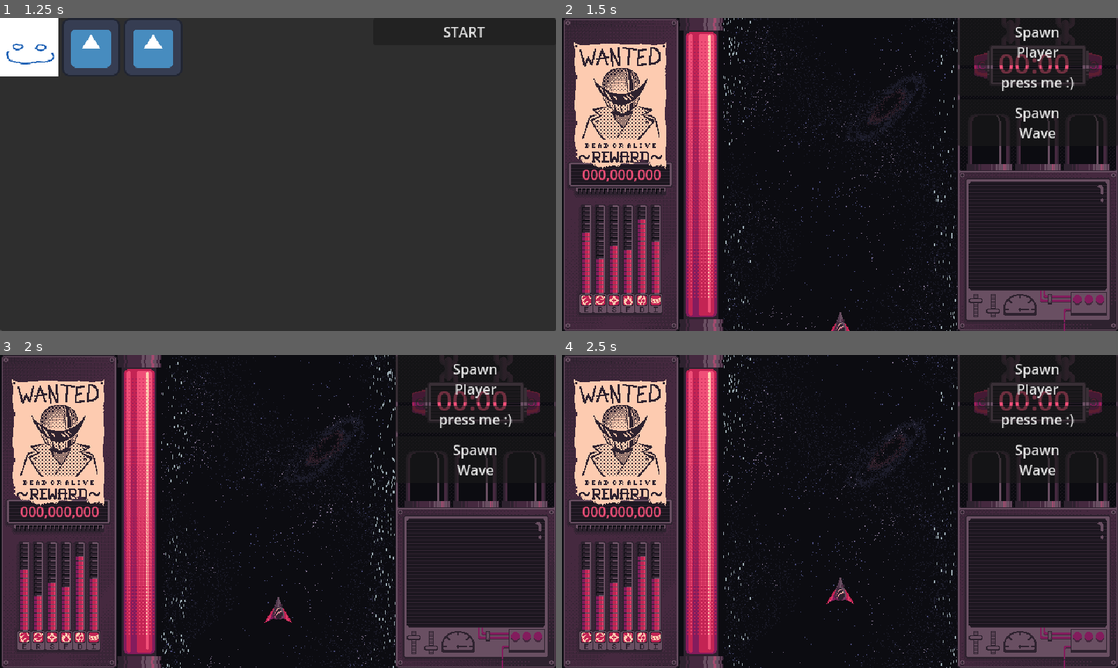
Above: before the commit, frames 1-4 (two rows, left to right).
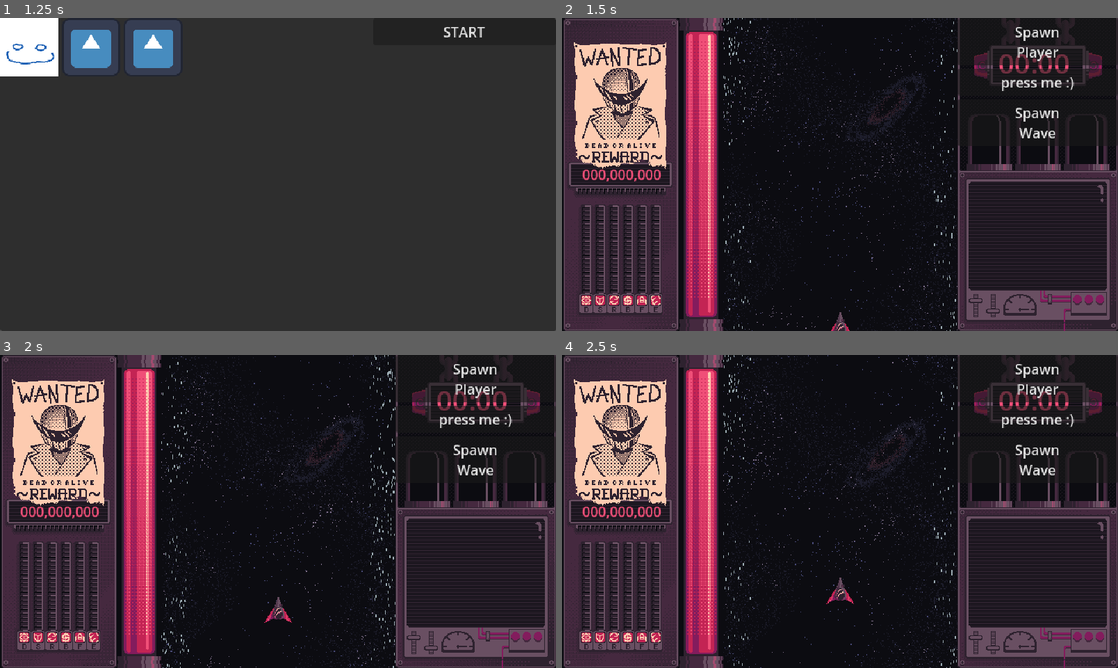
Above: after the commit, the same moments.

Repository: Christian-3-NA/crank-shmup
Game: Godot game, scene res://Scenes/main_menu.tscn
The game is run twice, just before and just after one commit, with the same random seed, the same clock (stepped at 60 frames per second) and the same inputs. The engine's default icon, where the game draws it, is replaced by a stand-in: a white triangle on a blue panel in a dark square.
Inputs:
- Up to frame 1 (1.25 s): click "Start" at 0.5 s
- Up to frame 2 (1.5 s): click "START" at 1.25 s
- Up to frame 3 (2 s): no input
- Up to frame 4 (2.5 s): hold D (move_right) from 2.03 s (still down); hold Space (shoot) from 2.03 s (still down); tap Shift (charge) at 2.1 s

Frame 1 is identical in both runs. In frame 2, 1.3% of the frame differs, in the area x 3-18%, y 64-94%; in frame 3, 1.3%; in frame 4, 1.3%.

Commit message:
Powerup changes, art, animations, and debug menu

Diff:
--- /dev/null
+++ b/Scenes/debug_menu.gd
@@ -0,0 +1,43 @@
+extends PanelContainer
+
+# Scene Loading
+var current_player = Global.current_player_GL
+
+
+''' ---------- DEFAULT FUNCTIONS ---------- '''
+
+# Called when the node enters the scene tree for the first time.
+func _ready() -> void:
+	hide()
+
+# Called every frame. 'delta' is the elapsed time since the previous frame.
+func _process(delta: float) -> void:
+	if Input.is_action_just_pressed("open_debug"):
+		pause()
+
+
+''' ---------- CUSTOM FUNCTIONS ---------- '''
+
+func pause():
+	if get_tree().paused == true:
+		get_tree().paused = false
+		hide()
+	else:
+		get_tree().paused = true
+		show()
+
+
+''' ---------- SIGNAL FUNCTIONS ---------- '''
+
+func _on_increase_damage_pressed() -> void:
+	current_player.boost_damage += 1
+func _on_increase_defense_pressed() -> void:
+	current_player.boost_defense += 1
+func _on_increase_reload_pressed() -> void:
+	current_player.boost_reload += 1
+func _on_increase_score_pressed() -> void:
+	current_player.boost_score += 1
+func _on_increase_fragments_pressed() -> void:
+	current_player.boost_fragments += 1
+func _on_increase_energy_pressed() -> void:
+	current_player.boost_cost += 1
--- a/Scenes/game_manager.tscn
+++ b/Scenes/game_manager.tscn
@@ -14,6 +14,9 @@
 [ext_resource type="Texture2D" uid="uid://dhnwxouy007ed" path="res://Assets/Art/cshm_score_meter_full.png" id="5_kdakd"]
 [ext_resource type="Texture2D" uid="uid://c83itkbhfir6u" path="res://Assets/Art/cshm_score_stats_TEMP.png" id="5_sljn4"]
 [ext_resource type="Texture2D" uid="uid://b6fh5m0ts8e0h" path="res://Assets/Art/cshm_energy_bar_cap.png" id="6_2ownu"]
+[ext_resource type="Texture2D" uid="uid://cyemwulokr5a6" path="res://Assets/Art/cshm_stats_meter_empty.png" id="7_3oasu"]
+[ext_resource type="Texture2D" uid="uid://bwcyxrjhce4jn" path="res://Assets/Art/cshm_stats_meter_full.png" id="8_4tbww"]
+[ext_resource type="Texture2D" uid="uid://b0ksn5lxp2i7u" path="res://Assets/Art/cshm_stats_icons.png" id="9_idlxh"]
 [ext_resource type="Texture2D" uid="uid://b2qvk3dau2ipf" path="res://Assets/Art/cshm_bg_back.png" id="11_4hlcj"]
 [ext_resource type="Texture2D" uid="uid://bwokowcgkj5w7" path="res://Assets/Art/cshm_right_panel.png" id="12_ahoc0"]
 [ext_resource type="Texture2D" uid="uid://djwprbxw8wyka" path="res://Assets/Art/cshm_bg_galaxies.png" id="12_i2vq2"]
@@ -23,18 +26,19 @@
 [ext_resource type="Texture2D" uid="uid://crklis86ovy2p" path="res://Assets/Art/cshm_bg_stars_close.png" id="14_npr75"]
 [ext_resource type="Texture2D" uid="uid://distj6updwt8p" path="res://Assets/Art/cshm_bg_stars_really_close.png" id="15_2y5wr"]
 [ext_resource type="Texture2D" uid="uid://drdu8prqwpbvp" path="res://Assets/Art/cshm_timer_panel.png" id="15_6qmkg"]
+[ext_resource type="Script" path="res://Scenes/debug_menu.gd" id="27_lp8g4"]
 
 [sub_resource type="StyleBoxFlat" id="StyleBoxFlat_peufv"]
 
 [sub_resource type="StyleBoxFlat" id="StyleBoxFlat_fd5tk"]
+bg_color = Color(0.0470588, 0.0470588, 0.0666667, 1)
+
+[sub_resource type="StyleBoxFlat" id="StyleBoxFlat_v87th"]
 bg_color = Color(0.0470588, 0.0470588, 0.0666667, 1)
 
 [sub_resource type="LabelSettings" id="LabelSettings_6halo"]
 font_size = 32
 font_color = Color(0.941176, 0.309804, 0.470588, 1)
-
-[sub_resource type="StyleBoxFlat" id="StyleBoxFlat_v87th"]
-bg_color = Color(0.0470588, 0.0470588, 0.0666667, 1)
 
 [sub_resource type="StyleBoxFlat" id="StyleBoxFlat_8ivom"]
 bg_color = Color(0.764706, 0.141176, 0.329412, 1)
@@ -91,17 +95,17 @@
 text = "000,000,000"
 horizontal_alignment = 1
 
-[node name="TextureProgressBar" type="TextureProgressBar" parent="GMBack/GameBox/LeftContainer/HudLeft/LeftPanelBG/ScorePanel"]
+[node name="ScoreBar" type="TextureProgressBar" parent="GMBack/GameBox/LeftContainer/HudLeft/LeftPanelBG/ScorePanel"]
 layout_mode = 0
 offset_left = 15.0
 offset_top = 31.0
 offset_right = 114.0
-offset_bottom = 71.0
-max_value = 10.0
+offset_bottom = 37.0
+max_value = 20.0
 texture_under = ExtResource("4_uujdh")
 texture_progress = ExtResource("5_kdakd")
 
-[node name="TEMPStats" type="TextureRect" parent="GMBack/GameBox/LeftContainer/HudLeft/LeftPanelBG"]
+[node name="Stats" type="TextureRect" parent="GMBack/GameBox/LeftContainer/HudLeft/LeftPanelBG"]
 layout_mode = 0
 offset_left = 17.0
 offset_top = 213.0
@@ -110,6 +114,81 @@
 texture = ExtResource("5_sljn4")
 stretch_mode = 2
 
+[node name="DamageBar" type="TextureProgressBar" parent="GMBack/GameBox/LeftContainer/HudLeft/LeftPanelBG/Stats"]
+layout_mode = 0
+offset_left = 6.0
+offset_top = 4.0
+offset_right = 15.0
+offset_bottom = 104.0
+max_value = 20.0
+fill_mode = 3
+texture_under = ExtResource("7_3oasu")
+texture_progress = ExtResource("8_4tbww")
+
+[node name="DefenseBar" type="TextureProgressBar" parent="GMBack/GameBox/LeftContainer/HudLeft/LeftPanelBG/Stats"]
+layout_mode = 0
+offset_left = 22.0
+offset_top = 4.0
+offset_right = 31.0
+offset_bottom = 104.0
+max_value = 20.0
+fill_mode = 3
+texture_under = ExtResource("7_3oasu")
+texture_progress = ExtResource("8_4tbww")
+
+[node name="ReloadBar" type="TextureProgressBar" parent="GMBack/GameBox/LeftContainer/HudLeft/LeftPanelBG/Stats"]
+layout_mode = 0
+offset_left = 38.0
+offset_top = 4.0
+offset_right = 47.0
+offset_bottom = 104.0
+max_value = 20.0
+fill_mode = 3
+texture_under = ExtResource("7_3oasu")
+texture_progress = ExtResource("8_4tbww")
+
+[node name="ScoreBar" type="TextureProgressBar" parent="GMBack/GameBox/LeftContainer/HudLeft/LeftPanelBG/Stats"]
+layout_mode = 0
+offset_left = 54.0
+offset_top = 4.0
+offset_right = 63.0
+offset_bottom = 104.0
+max_value = 20.0
+fill_mode = 3
+texture_under = ExtResource("7_3oasu")
+texture_progress = ExtResource("8_4tbww")
+
+[node name="FragmentsBar" type="TextureProgressBar" parent="GMBack/GameBox/LeftContainer/HudLeft/LeftPanelBG/Stats"]
+layout_mode = 0
+offset_left = 70.0
+offset_top = 4.0
+offset_right = 79.0
+offset_bottom = 104.0
+max_value = 20.0
+fill_mode = 3
+texture_under = ExtResource("7_3oasu")
+texture_progress = ExtResource("8_4tbww")
+
+[node name="CostBar" type="TextureProgressBar" parent="GMBack/GameBox/LeftContainer/HudLeft/LeftPanelBG/Stats"]
+layout_mode = 0
+offset_left = 86.0
+offset_top = 4.0
+offset_right = 95.0
+offset_bottom = 104.0
+max_value = 20.0
+fill_mode = 3
+texture_under = ExtResource("7_3oasu")
+texture_progress = ExtResource("8_4tbww")
+
+[node name="StatIcons" type="TextureRect" parent="GMBack/GameBox/LeftContainer/HudLeft/LeftPanelBG/Stats"]
+layout_mode = 0
+offset_left = 2.0
+offset_top = 103.0
+offset_right = 99.0
+offset_bottom = 143.0
+texture = ExtResource("9_idlxh")
+stretch_mode = 2
+
 [node name="BountyPoster" type="TextureRect" parent="GMBack/GameBox/LeftContainer/HudLeft/LeftPanelBG"]
 layout_mode = 0
 offset_left = 13.0
@@ -118,22 +197,6 @@
 offset_bottom = 174.0
 texture = ExtResource("3_qcd3n")
 stretch_mode = 2
-
-[node name="OLDHLContents" type="VBoxContainer" parent="GMBack/GameBox/LeftContainer/HudLeft"]
-visible = false
-layout_mode = 2
-size_flags_horizontal = 3
-
-[node name="OLDTimeLeft" type="Label" parent="GMBack/GameBox/LeftContainer/HudLeft/OLDHLContents"]
-layout_mode = 2
-text = "15"
-label_settings = SubResource("LabelSettings_6halo")
-horizontal_alignment = 1
-
-[node name="OLDScoreLabel" type="Label" parent="GMBack/GameBox/LeftContainer/HudLeft/OLDHLContents"]
-layout_mode = 2
-text = "Score: 00000000"
-horizontal_alignment = 1
 
 [node name="EnergyContainer" type="TextureRect" parent="GMBack/GameBox/LeftContainer/HudLeft"]
 layout_mode = 2
@@ -307,8 +370,70 @@
 layout_mode = 2
 text = "COWARDICE"
 
+[node name="DebugMenu" type="PanelContainer" parent="GMBack"]
+process_mode = 3
+layout_mode = 1
+anchors_preset = 8
+anchor_left = 0.5
+anchor_top = 0.5
+anchor_right = 0.5
+anchor_bottom = 0.5
+offset_left = -62.0
+offset_top = -20.0
+offset_right = 62.0
+offset_bottom = 20.0
+grow_horizontal = 2
+grow_vertical = 2
+script = ExtResource("27_lp8g4")
+
+[node name="HBoxContainer" type="HBoxContainer" parent="GMBack/DebugMenu"]
+layout_mode = 2
+
+[node name="VBoxContainer" type="VBoxContainer" parent="GMBack/DebugMenu/HBoxContainer"]
+layout_mode = 2
+
+[node name="BFullMeter" type="Button" parent="GMBack/DebugMenu/HBoxContainer/VBoxContainer"]
+layout_mode = 2
+text = "Fill Drop Meter"
+
+[node name="VBoxContainer2" type="VBoxContainer" parent="GMBack/DebugMenu/HBoxContainer"]
+layout_mode = 2
+
+[node name="IncreaseDamage" type="Button" parent="GMBack/DebugMenu/HBoxContainer/VBoxContainer2"]
+layout_mode = 2
+text = "damage"
+
+[node name="IncreaseDefense" type="Button" parent="GMBack/DebugMenu/HBoxContainer/VBoxContainer2"]
+layout_mode = 2
+text = "defense"
+
+[node name="IncreaseReload" type="Button" parent="GMBack/DebugMenu/HBoxContainer/VBoxContainer2"]
+layout_mode = 2
+text = "reload"
+
+[node name="IncreaseScore" type="Button" parent="GMBack/DebugMenu/HBoxContainer/VBoxContainer2"]
+layout_mode = 2
+text = "score"
+
+[node name="IncreaseFragments" type="Button" parent="GMBack/DebugMenu/HBoxContainer/VBoxContainer2"]
+layout_mode = 2
+text = "fragments"
+
+[node name="IncreaseEnergy" type="Button" parent="GMBack/DebugMenu/HBoxContainer/VBoxContainer2"]
+layout_mode = 2
+text = "energy"
+
+[node name="VBoxContainer3" type="VBoxContainer" parent="GMBack/DebugMenu/HBoxContainer"]
+layout_mode = 2
+
 [connection signal="pressed" from="GMBack/GameBox/RightContainer/HudRight/SpawnPlayer" to="." method="_on_spawn_player_pressed"]
 [connection signal="pressed" from="GMBack/GameBox/RightContainer/HudRight/SpawnPlayer" to="GMBack/GameBox/CombatHolder/CombatManager" method="_on_spawn_player_pressed"]
 [connection signal="pressed" from="GMBack/GameBox/RightContainer/HudRight/SpawnWave" to="GMBack/GameBox/CombatHolder/CombatManager" method="_on_spawn_wave_pressed"]
 [connection signal="pressed" from="GMBack/PauseMenu/XPause/BResume" to="GMBack/PauseMenu" method="_on_b_resume_pressed"]
 [connection signal="pressed" from="GMBack/PauseMenu/XPause/BQuit" to="GMBack/PauseMenu" method="_on_b_quit_pressed"]
+[connection signal="pressed" from="GMBack/DebugMenu/HBoxContainer/VBoxContainer2/IncreaseDamage" to="GMBack/DebugMenu" method="_on_increase_damage_pressed"]
+[connection signal="pressed" from="GMBack/DebugMenu/HBoxContainer/VBoxContainer2/IncreaseDefense" to="GMBack/DebugMenu" method="_on_increase_defense_pressed"]
+[connection signal="pressed" from="GMBack/DebugMenu/HBoxContainer/VBoxContainer2/IncreaseReload" to="GMBack/DebugMenu" method="_on_increase_reload_pressed"]
+[connection signal="pressed" from="GMBack/DebugMenu/HBoxContainer/VBoxContainer2/IncreaseScore" to="GMBack/DebugMenu" method="_on_increase_score_pressed"]
+[connection signal="pressed" from="GMBack/DebugMenu/HBoxContainer/VBoxContainer2/IncreaseFragments" to="GMBack/DebugMenu" method="_on_increase_fragments_pressed"]
+[connection signal="pressed" from="GMBack/DebugMenu/HBoxContainer/VBoxContainer2/IncreaseEnergy" to="GMBack/DebugMenu" method="_on_increase_energy_pressed"]
--- a/Scenes/player.tscn
+++ b/Scenes/player.tscn
@@ -8,6 +8,8 @@
 radius = 5.0
 
 [node name="Player" type="CharacterBody2D" groups=["player"]]
+collision_layer = 3
+collision_mask = 5
 script = ExtResource("1_exb3b")
 
 [node name="PlayerSprite" type="Sprite2D" parent="."]
--- a/Scenes/powerup.tscn
+++ b/Scenes/powerup.tscn
@@ -1,16 +1,28 @@
-[gd_scene load_steps=4 format=3 uid="uid://bl11nk7a4hidg"]
+[gd_scene load_steps=5 format=3 uid="uid://bl11nk7a4hidg"]
 
-[ext_resource type="Texture2D" uid="uid://c62y5wp2tra0r" path="res://Assets/Art/cshm_stars.png" id="1_3t20j"]
 [ext_resource type="Script" path="res://Scripts/powerup.gd" id="1_a62ly"]
+[ext_resource type="Texture2D" uid="uid://sasepckagti1" path="res://Assets/Art/cshm_stats_icons_drops.png" id="2_k6vb5"]
+[ext_resource type="Texture2D" uid="uid://c4jcbg7tggfnu" path="res://Assets/Art/cshm_drops_spinner.png" id="3_mc61q"]
 
 [sub_resource type="CircleShape2D" id="CircleShape2D_if1o5"]
-radius = 9.05539
+radius = 21.0238
 
 [node name="Powerup" type="RigidBody2D"]
+collision_layer = 4
+collision_mask = 2
 script = ExtResource("1_a62ly")
 
-[node name="Sprite2D" type="Sprite2D" parent="."]
-texture = ExtResource("1_3t20j")
+[node name="PowerupSprite" type="Sprite2D" parent="."]
+position = Vector2(-1, -1)
+scale = Vector2(2, 2)
+texture = ExtResource("2_k6vb5")
+hframes = 6
 
 [node name="CollisionShape2D" type="CollisionShape2D" parent="."]
 shape = SubResource("CircleShape2D_if1o5")
+
+[node name="Spinner" type="Sprite2D" parent="."]
+scale = Vector2(2, 2)
+texture = ExtResource("3_mc61q")
+
+[connection signal="body_entered" from="." to="." method="_on_body_entered"]
--- a/Scripts/enemy.gd
+++ b/Scripts/enemy.gd
@@ -9,7 +9,10 @@
 @export var speed = 50
 @export var score = 100
 var spawn_position = Vector2.ZERO
+
+#Scene Loading
 var target = Global.current_player_GL
+var powerup_scene = load("res://Scenes/powerup.tscn")
 
 
 ''' ---------- DEFAULT FUNCTIONS ---------- '''
@@ -37,10 +40,23 @@
 
 
 func die():
-	Global.global_score += score
+	# Score is modified by stats
+	var modified_score = score + (score * target.boost_score * target.boost_scr_increase)
+	Global.global_score += modified_score
+
+	# Spawn powerup
 	if Global.spawn_powerup_bool == true:
-		get_parent().add_child(load("res://Scenes/bullet.tscn").instantiate())
+		# Powerup instantiation
+		var next_powerup = powerup_scene.instantiate()
+		next_powerup.powerup_type = target.next_powerup_type
+		next_powerup.position = self.position
+		get_parent().add_child(next_powerup)
+		# Have to choose next powerup at spawn or else multiple powerups spawned
+		# at once will have the same type
+		target.last_powerup_type = target.next_powerup_type
+		target.choose_next_powerup()
 		Global.power_up_spawned.emit()
+
 	queue_free()
 
 
--- a/Scripts/game_manager.gd
+++ b/Scripts/game_manager.gd
@@ -7,7 +7,7 @@
 # Scene Loading
 var current_player = Global.current_player_GL
 var game_timer = Global.get_node("GameTimer")
-@onready var powerup_meter = $GMBack/GameBox/LeftContainer/HudLeft/LeftPanelBG/ScorePanel/TextureProgressBar
+@onready var powerup_meter = $GMBack/GameBox/LeftContainer/HudLeft/LeftPanelBG/ScorePanel/ScoreBar
 
 
 ''' ---------- DEFAULT FUNCTIONS ---------- '''
@@ -31,6 +31,14 @@
 	#powerup_meter.value = powerup_meter_progress / 100
 	if powerup_meter.value == powerup_meter.max_value:
 		Global.spawn_powerup_bool = true
+
+	# Stats display
+	$GMBack/GameBox/LeftContainer/HudLeft/LeftPanelBG/Stats/DamageBar.value = current_player.boost_damage
+	$GMBack/GameBox/LeftContainer/HudLeft/LeftPanelBG/Stats/DefenseBar.value = current_player.boost_defense
+	$GMBack/GameBox/LeftContainer/HudLeft/LeftPanelBG/Stats/ReloadBar.value = current_player.boost_reload
+	$GMBack/GameBox/LeftContainer/HudLeft/LeftPanelBG/Stats/ScoreBar.value = current_player.boost_score
+	$GMBack/GameBox/LeftContainer/HudLeft/LeftPanelBG/Stats/FragmentsBar.value = current_player.boost_fragments
+	$GMBack/GameBox/LeftContainer/HudLeft/LeftPanelBG/Stats/CostBar.value = current_player.boost_cost
 
 	# Game Timer display. Changes detail as it decreases
 	var time_display_ref = $GMBack/GameBox/RightContainer/RightPanelBG/TimerPanel/TimeLeft
--- a/Scripts/global.gd
+++ b/Scripts/global.gd
@@ -4,7 +4,7 @@
 var player_scene = load("res://Scenes/player.tscn")
 var current_player_GL = player_scene.instantiate() # GL = global, to reduce confusion across scenes
 var global_score = 0
-var spawn_powerup_bool = true
+var spawn_powerup_bool = false
 
 # Reference List for all enemy types
 @export var enemy_scenes: Array[PackedScene] = []
--- a/Scripts/player.gd
+++ b/Scripts/player.gd
@@ -4,6 +4,7 @@
 var health = 5
 var speed = 175
 var bullet_speed = 400
+var bullet_damage = 1
 var fire_delay = 0.1
 var accel_percent = 0
 # Energy
@@ -12,7 +13,25 @@
 var bullet_cost = 1
 var recharge_amount = 1
 var time_to_max_ramp = 0.5
-var hit_stun_time = 0.5
+var hit_stun_time = 0.5 # Delay before you can reload when hit while charging
+# Powerup Stat Boosts. Only counts how many of each you have, these max out at 20
+var boost_damage = 0 # Bullet damage
+var boost_defense = 0 # Take less damage
+var boost_reload = 0 # Reload more for each input
+var boost_score = 0 # Score multiplier, additional stats are additive
+var boost_fragments = 0 # Each "fragment" is an additional tiny bullet (*.2 damage) shot alongside each bullet
+var boost_cost = 0 # Makes each bullet cheaper
+
+var boost_dmg_increase = 0.2 # Adds directly to bullet_damage
+var boost_dfn_increase = 0.0375 # Damage taken is reduced by this as a percentage
+var boost_rld_increase = 0.1 # Reload amount is multiplied by this additively
+var boost_scr_increase = 0.05 # Score gain is multiplied by this additively
+# var boost_fgm_increase is not needed
+var boost_cst_increase = 0.05 # Bullet cost is reduced by this as a percentage
+
+var next_powerup_type = ""
+var last_powerup_type = ""
+var powerup_types = ["damage", "defense", "reload", "score", "fragments", "cost"]
 
 # Animation
 var relative_rotation = 0
@@ -28,7 +47,7 @@
 
 # Called when the node enters the scene tree for the first time.
 func _ready() -> void:
-	pass # Replace with function body.
+	choose_next_powerup()
 
 
 # Called every frame. 'delta' is the elapsed time since the previous frame.
@@ -124,7 +143,7 @@
 
 		# Shooting Code
 		if Input.is_action_pressed("shoot") and $FireDelayTimer.is_stopped():
-			shoot_bullet()
+			shoot_bullet(boost_fragments)
 
 
 	elif recharging_bool:
@@ -134,6 +153,7 @@
 		# Variable charge amount depening on how long you've been in this state
 		var new_recharge_amount = recharge_amount * (1 - ($ChargeRampTimer.time_left / time_to_max_ramp))
 		new_recharge_amount = max(new_recharge_amount, 0)
+		new_recharge_amount += new_recharge_amount * boost_reload * boost_rld_increase
 		if Input.is_action_just_pressed("shoot"):
 			increase_energy(new_recharge_amount)
 		if Input.is_action_just_pressed("move_right"):
@@ -157,6 +177,8 @@
 ''' ---------- CUSTOM FUNCTIONS ---------- '''
 
 func damaged(damage):
+	damage -= damage * boost_defense * boost_dfn_increase
+
 	# Resets your charge ramp when hit to discourage tanking
 	if recharging_bool == true:
 		$ChargeRampTimer.start(time_to_max_ramp + hit_stun_time)
@@ -175,24 +197,40 @@
 	#queue_free()
 
 
-func shoot_bullet():
+func shoot_bullet(fragments):
 	# Check Energy
-	if current_energy > 0:
+	if current_energy > 0 and fragments > -1:
 		# Bullet delay, otherwise you're a touhou boss
 		$FireDelayTimer.start(fire_delay)
 
 		# Spawn bullets
 		var next_bullet = bullet_scene.instantiate()
 		next_bullet.speed = bullet_speed
+		if fragments == 0:
+			next_bullet.damage = bullet_damage + (boost_damage * boost_dmg_increase)
+			next_bullet.position = self.position
+			next_bullet.velocity = Vector2(0, -1)
+		else:
+			next_bullet.damage = bullet_damage * .25
+			#next_bullet.scale = Vector2(0.5, 0.5)
+			var fragment_direction = 1
+			#var fragment_position = floor(fragments/2)
+			if fragments % 2 == 1:
+				fragment_direction = -1
+			next_bullet.velocity = Vector2(0, -1)
+			next_bullet.position = self.position + Vector2(10 * floor(fragments/2) * fragment_direction, 0)
 		next_bullet.target_group = "enemy"
-		next_bullet.velocity = Vector2(0, -1)
-		next_bullet.position = self.position
 		next_bullet.get_node("BulletSprite").texture = load("res://Assets/Art/cshm_bullet.png")
 		next_bullet.get_node("BulletSprite").scale = Vector2(1, 1)
 		get_parent().add_child(next_bullet)
 
 		# Energy Change. We do max here to put it in one line
-		current_energy = max(0, current_energy - bullet_cost)
+		if fragments == 0: # Only takes energy the first time
+			var modified_bullet_cost = bullet_cost - (bullet_cost * boost_cost * boost_cst_increase)
+			current_energy = max(0, current_energy - modified_bullet_cost)
+
+		# Fragments recursiveness
+		shoot_bullet(fragments - 1)
 
 	else:
 		pass
@@ -212,3 +250,25 @@
 		velocity.y = 1
 	if Input.is_action_pressed("move_up"):
 		velocity.y = -1
+
+
+func power_up_grabbed(powerup_type):
+	match powerup_type:
+		"damage":
+			boost_damage += 1
+		"defense":
+			boost_defense += 1
+		"reload":
+			boost_reload += 1
+		"score":
+			boost_score += 1
+		"fragments":
+			boost_fragments += 1
+		"cost":
+			boost_cost += 1
+
+
+func choose_next_powerup():
+	print("run")
+	while next_powerup_type == last_powerup_type:
+		next_powerup_type = powerup_types[randi_range(0, 5)]
--- a/Scripts/powerup.gd
+++ b/Scripts/powerup.gd
@@ -1 +1,80 @@
 extends RigidBody2D
+
+# Data
+var powerup_type = ""
+
+# Physics Variables
+var sprite_width
+
+# Scene Loading
+var rng = RandomNumberGenerator.new()
+var target = Global.current_player_GL
+
+
+''' ---------- DEFAULT FUNCTIONS ---------- '''
+
+# Called when the node enters the scene tree for the first time.
+func _ready() -> void:
+	# Sprite changing
+	match powerup_type:
+		"damage":
+			$PowerupSprite.frame = 0
+		"defense":
+			$PowerupSprite.frame = 1
+		"reload":
+			$PowerupSprite.frame = 2
+		"score":
+			$PowerupSprite.frame = 3
+		"fragments":
+			$PowerupSprite.frame = 4
+		"cost":
+			$PowerupSprite.frame = 5
+
+	sprite_width = $PowerupSprite.get_rect().size.x
+	contact_monitor = true
+	max_contacts_reported = 1 # Dont know what number this should be, 1 works fine
+	lock_rotation = true
+	gravity_scale = 0.1
+
+	# Spawn force impulse, should only launch up-right or up-left
+	var x_force = 0
+	match randi_range(0, 1):
+		0:
+			x_force = -150
+		1:
+			x_force = 150
+	apply_impulse(Vector2(x_force, -175))
+
+
+# Called every frame. 'delta' is the elapsed time since the previous frame.
+func _physics_process(delta: float) -> void:
+	# Clamping functionality here (becuase clamp only works for vectors, i only needed it for the x position)
+	if position.x < sprite_width/2:
+		position.x = sprite_width/2
+	elif position.x > 270-(sprite_width/2): # Prolly shouldnt hardcode the game width here. ovell
+		position.x = 270-(sprite_width/2)
+
+	# Bouncing code. Somehow this was the best way to do it, feels wrong though
+	if position.x == sprite_width/2 or position.x == 270-(sprite_width/2):
+		linear_velocity.x = linear_velocity.x * -1
+
+	# Spinner Animation
+	$Spinner.rotation_degrees += 5
+
+	off_screen_clearing()
+
+
+''' ---------- SIGNAL FUNCTIONS ---------- '''
+
+func _on_body_entered(body: Node) -> void:
+	if body == target:
+		body.power_up_grabbed(powerup_type)
+		queue_free()
+
+
+''' ---------- CUSTOM FUNCTIONS ---------- '''
+
+# This sepcific off_screen_clearing() only checks for downward position, the powerups can launch upwards off the screen
+func off_screen_clearing():
+	if position.y > 488:
+		queue_free()
--- a/project.godot
+++ b/project.godot
@@ -78,6 +78,15 @@
 "deadzone": 0.5,
 "events": []
 }
+open_debug={
+"deadzone": 0.5,
+"events": [Object(InputEventKey,"resource_local_to_scene":false,"resource_name":"","device":-1,"window_id":0,"alt_pressed":false,"shift_pressed":false,"ctrl_pressed":false,"meta_pressed":false,"pressed":false,"keycode":0,"physical_keycode":80,"key_label":0,"unicode":112,"location":0,"echo":false,"script":null)
+]
+}
+
+[layer_names]
+
+2d_physics/layer_2="powerup layer"
 
 [rendering]
 
Binary file added: Assets/Art/cshm_drops_spinner.png
Not shown, added: Assets/Art/cshm_drops_spinner.png.import
Binary file added: Assets/Art/cshm_stats_icons.png
Not shown, added: Assets/Art/cshm_stats_icons.png.import
Binary file added: Assets/Art/cshm_stats_icons_drops.png
Not shown, added: Assets/Art/cshm_stats_icons_drops.png.import
Binary file added: Assets/Art/cshm_stats_meter_empty.png
Not shown, added: Assets/Art/cshm_stats_meter_empty.png.import
Binary file added: Assets/Art/cshm_stats_meter_full.png
Not shown, added: Assets/Art/cshm_stats_meter_full.png.import
Not shown: 1 places in Scenes/game_manager.tscn that only renumber resources
